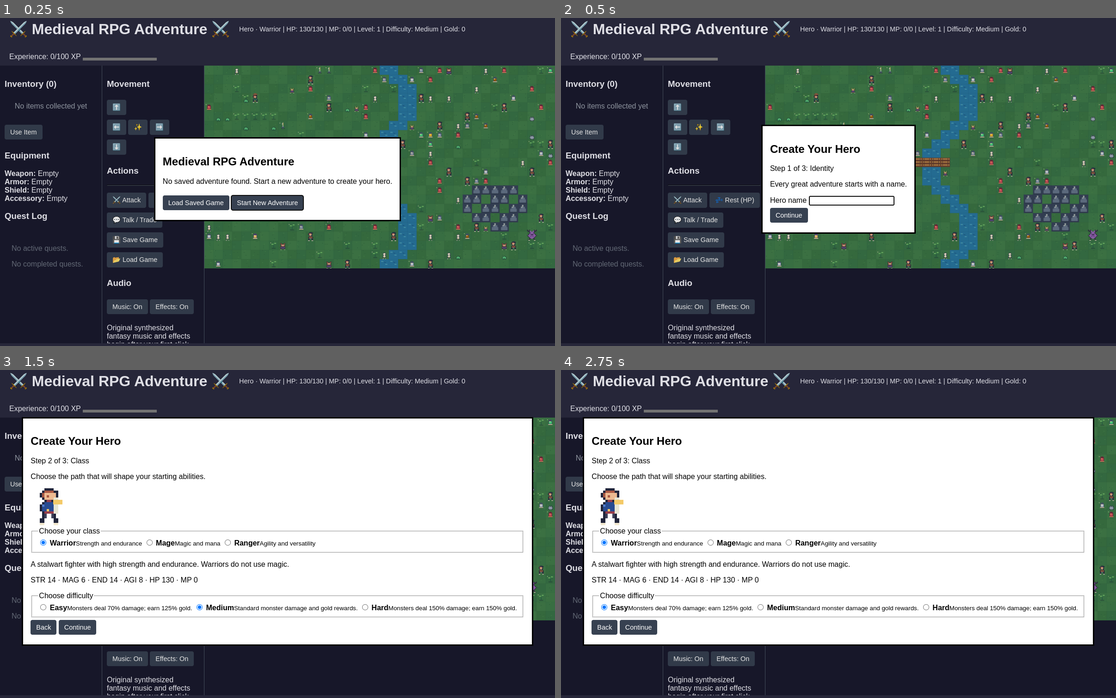
Above: before the commit, frames 1-4 (two rows, left to right).
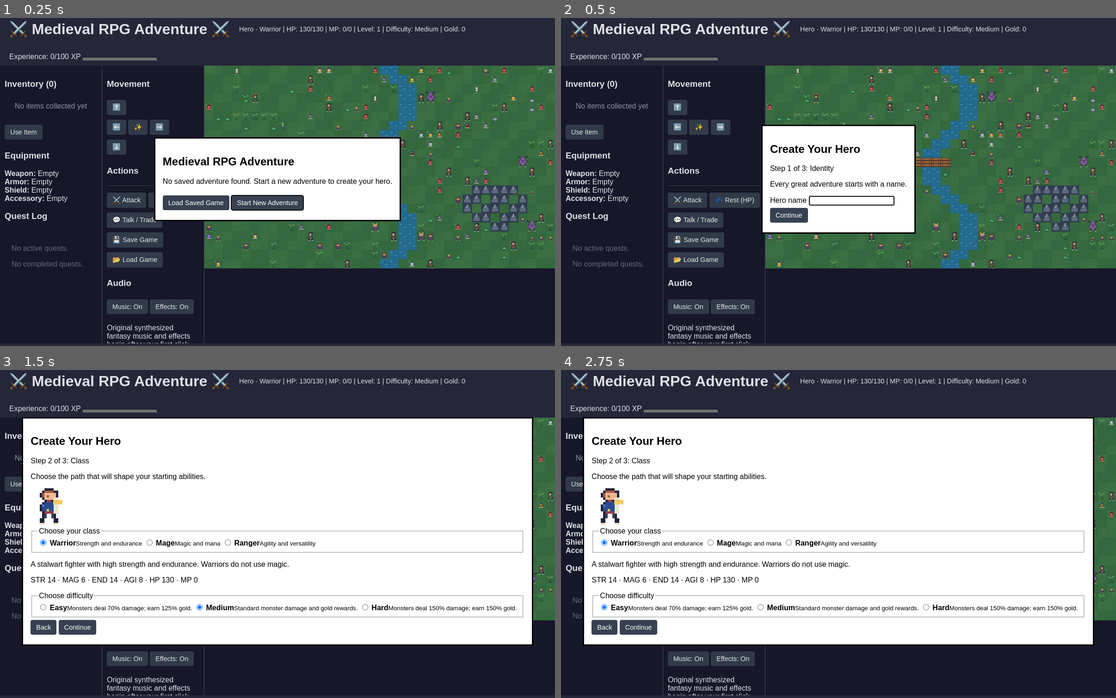
Above: after the commit, the same moments.

Repository: sacredenty/html_rpg_game
Game: browser game, page index.html
Two runs of this game, one before a commit and one after it. Both use one fixed random seed, a clock stepped at 60 frames per second and the inputs below.
Inputs (mouse positions are in pixels of both pictures, inside the frame that each line leads up to):
- Up to frame 1 (0.25 s): no input
- Up to frame 2 (0.5 s): click "Start New Adventure" at 0.27 s
- Up to frame 3 (1.5 s): click (288, 553) at 0.52 s; type "Alex" at 0.52 s; click "Continue" at 0.77 s; hold Right from 1.03 s (still down); tap Space at 1.1 s
- Up to frame 4 (2.75 s): release Right at 1.53 s; hold Down 1.58-1.85 s; tap Space at 1.6, 2.1, 2.6 s; click "easy" at 1.77 s; hold Left 1.9-2.47 s; hold Up from 2.52 s (still down)

The runs differ from the first frame. In frame 1, 0.7% of the frame differs, in the area x 37-100%, y 14-77%; in frame 2, 0.7%; in frame 3, less than 0.1%; in frame 4, less than 0.1%.

Commit message:
more stuff

Diff:
--- a/js/entities/items.js
+++ b/js/entities/items.js
@@ -40,6 +40,15 @@
             symbol: '🗡️',
             color: '#fef08a'
         },
+        darkLordsSword: {
+            name: "Dark Lord's Sword",
+            description: '+12 Strength, legendary weapon of darkness',
+            effect: () => ({ strength: 12 }),
+            equipmentSlot: 'weapon',
+            bonuses: { strength: 12, legendary: true },
+            symbol: '🗡️⚫',
+            color: '#7f1d1d'
+        },
         shield: {
             name: 'Wooden Shield',
             description: '+2 Defense',
@@ -75,6 +84,88 @@
             bonuses: { defense: 4 },
             symbol: '⛓️',
             color: '#94a3b8'
+        },
+
+        // NEW EQUIPMENT CATEGORIES
+
+        helmet: {
+            name: 'Iron Helmet',
+            description: '+3 Defense, protects head',
+            effect: () => ({ defense: 3 }),
+            equipmentSlot: 'helmet',
+            bonuses: { defense: 3 },
+            symbol: '⛑️',
+            color: '#6b7280'
+        },
+
+        steelHelmet: {
+            name: 'Steel Helmet',
+            description: '+5 Defense, reinforced protection',
+            effect: () => ({ defense: 5 }),
+            equipmentSlot: 'helmet',
+            bonuses: { defense: 5 },
+            symbol: '⛑️',
+            color: '#9ca3af'
+        },
+
+        boots: {
+            name: 'Leather Boots',
+            description: '+2 Defense, improves movement speed slightly',
+            effect: () => ({ defense: 2 }),
+            equipmentSlot: 'boots',
+            bonuses: { defense: 2 },
+            symbol: '👢',
+            color: '#d97706'
+        },
+
+        steelBoots: {
+            name: 'Steel Boots',
+            description: '+4 Defense, armored footwear',
+            effect: () => ({ defense: 4 }),
+            equipmentSlot: 'boots',
+            bonuses: { defense: 4 },
+            symbol: '👢',
+            color: '#6b7280'
+        },
+
+        amulet: {
+            name: 'Iron Amulet',
+            description: '+3 Strength or Magic (choose one)',
+            effect: () => ({ strength: 3 }),
+            equipmentSlot: 'amulet',
+            bonuses: { strength: 3, magic: 0 }, // Can be changed to magic
+            symbol: '📿',
+            color: '#fbbf24'
+        },
+
+        rubyAmulet: {
+            name: 'Ruby Amulet',
+            description: '+5 Strength or Magic (choose one)',
+            effect: () => ({ strength: 5 }),
+            equipmentSlot: 'amulet',
+            bonuses: { strength: 5, magic: 0 },
+            symbol: '📿',
+            color: '#ef4444'
+        },
+
+        staff: {
+            name: 'Oak Staff',
+            description: '+3 Magic for spellcasters',
+            effect: () => ({ magic: 3 }),
+            equipmentSlot: 'staff',
+            bonuses: { magic: 3 },
+            symbol: '🪄',
+            color: '#a855f7'
+        },
+
+        crystalStaff: {
+            name: 'Crystal Staff',
+            description: '+6 Magic, crackles with arcane energy',
+            effect: () => ({ magic: 6 }),
+            equipmentSlot: 'staff',
+            bonuses: { magic: 6 },
+            symbol: '🪄✨',
+            color: '#8b5cf6'
         },
         goldRing: {
             name: 'Gold Ring',
--- a/js/entities/monsters.js
+++ b/js/entities/monsters.js
@@ -62,6 +62,77 @@
             size: 0.7
         },
 
+        // NEW ENEMY TYPES - Enhanced variety and challenge
+
+        spider: {
+            name: 'Poison Spider',
+            hp: 35,
+            maxHp: 35,
+            attack: 8,
+            defense: 2,
+            xp: 40,
+            gold: 15,
+            symbol: '🕷️',
+            color: '#a855f7',
+            size: 0.6,
+            special: 'Poison Bite'
+        },
+
+        bat: {
+            name: 'Shadow Bat',
+            hp: 45,
+            maxHp: 45,
+            attack: 9,
+            defense: 3,
+            xp: 45,
+            gold: 18,
+            symbol: '🦇',
+            color: '#6b7280',
+            size: 0.5,
+            special: 'High Evasion'
+        },
+
+        zombie: {
+            name: 'Zombie',
+            hp: 70,
+            maxHp: 70,
+            attack: 11,
+            defense: 4,
+            xp: 65,
+            gold: 22,
+            symbol: '🧟',
+            color: '#374151',
+            size: 0.8,
+            special: 'HP Regeneration'
+        },
+
+        golem: {
+            name: 'Stone Golem',
+            hp: 120,
+            maxHp: 120,
+            attack: 12,
+            defense: 15,
+            xp: 150,
+            gold: 45,
+            symbol: '🗿',
+            color: '#78716c',
+            size: 1.2,
+            special: 'High Defense'
+        },
+
+        wraith: {
+            name: 'Wraith',
+            hp: 55,
+            maxHp: 55,
+            attack: 13,
+            defense: 4,
+            xp: 70,
+            gold: 28,
+            symbol: '👻',
+            color: '#9ca3af',
+            size: 0.7,
+            special: 'Life Drain'
+        },
 
         // ULTIMATE BOSS - Final challenge of the main questline
         darkLord: {
@@ -78,7 +149,8 @@
             special: 'Dark Presence'
         },
 
-        // Elite Boss Monsters
+        // Elite Boss Monsters with Special Abilities
+
         fireDrake: {
             name: 'Fire Drake',
             hp: 450,
@@ -92,6 +164,7 @@
             size: 1.4,
             special: 'Fire Breath'
         },
+
         iceDragon: {
             name: 'Ice Dragon',
             hp: 420,
@@ -105,6 +178,7 @@
             size: 1.4,
             special: 'Ice Nova'
         },
+
         shadowKnight: {
             name: 'Shadow Knight',
             hp: 350,
--- a/js/game.js
+++ b/js/game.js
@@ -26,14 +26,46 @@
         healthPotion: 12,
         healingHerb: 5,
         manaPotion: 10,
+
+        // Weapons
         sword: 80,
+        legendarySword: 400,
+        darkLordsSword: 800,
+
+        // Shields
         shield: 55,
         steelShield: 120,
+
+        // Armor
         leatherArmor: 70,
         chainmail: 160,
+
+        // Helmets (NEW)
+        helmet: 45,
+        steelHelmet: 95,
+
+        // Boots (NEW)
+        boots: 35,
+        steelBoots: 75,
+
+        // Amulets (NEW)
+        amulet: 60,
+        rubyAmulet: 120,
+
+        // Staffs (NEW - Mage only)
+        staff: 85,
+        crystalStaff: 180,
+
+        // Accessories
         goldRing: 100,
         silverRing: 180,
-        luckyCharm: 130
+        luckyCharm: 130,
+
+        // Boss Drops
+        fireCrystal: 250,
+        iceShard: 250,
+        shadowShard: 220,
+        darkLordsHeart: 1000
     },
 
     // Current biome
@@ -101,20 +133,31 @@
     // Weighted random monster selection (common: small chance, rare bosses have low chance)
     const roll = Math.random() * 100;
 
-    if (roll < 1) return 'darkLord';     // 1% - ultra rare boss drop
-    if (roll < 2) return 'shadowKnight'; // 1% - very rare elite
-    if (roll < 3) return 'iceDragon';    // 1% - very rare elite
-    if (roll < 4) return 'fireDrake';    // 1% - very rare elite
-    if (roll < 5) return 'dragon';       // 5% - uncommon boss
-    if (roll < 70) return 'skeleton';     // 20% - uncommon enemy
-    if (roll < 80) return 'orc';          // 10% - common enemy
-    if (roll < 90) return 'goblin';       // 10% - common enemy
-    return 'slime';                       // 10% - very common
+    if (roll < 1.5) return 'darkLord';     // 1.5% - ultra rare boss drop
+    if (roll < 3) return 'shadowKnight';   // 1.5% - very rare elite
+    if (roll < 4.5) return 'iceDragon';    // 1.5% - very rare elite
+    if (roll < 6) return 'fireDrake';      // 1.5% - very rare elite
+    if (roll < 8) return 'dragon';         // 2% - uncommon boss
+    if (roll < 13) return 'golem';         // 5% - new tanky enemy
+    if (roll < 18) return 'wraith';        // 5% - new dangerous enemy
+    if (roll < 23) return 'zombie';        // 5% - new regenerating enemy
+    if (roll < 28) return 'bat';           // 5% - new fast enemy
+    if (roll < 33) return 'spider';        // 5% - new poison enemy
+    if (roll < 48) return 'skeleton';      // 15% - uncommon enemy
+    if (roll < 60) return 'orc';           // 12% - common enemy
+    if (roll < 73) return 'goblin';        // 13% - common enemy
+    return 'slime';                        // 27% - very common
 }
 
 function getRandomEquipmentType() {
     const types = [
-        'sword', 'shield', 'steelShield', 'leatherArmor', 'chainmail',
+        'sword', 'legendarySword', 'darkLordsSword',
+        'shield', 'steelShield',
+        'leatherArmor', 'chainmail',
+        'helmet', 'steelHelmet',  // NEW
+        'boots', 'steelBoots',     // NEW
+        'amulet', 'rubyAmulet',    // NEW
+        'staff', 'crystalStaff',   // NEW - Mage only
         'goldRing', 'silverRing', 'luckyCharm'
     ];
     return types[Utils.random(0, types.length - 1)];
--- a/js/game/inventory.js
+++ b/js/game/inventory.js
@@ -72,9 +72,18 @@
 
         // Check if this is a weapon and player has no spell access (warrior restriction)
         if (slot === 'weapon' && item.type === 'sword') {
-            const canUseSword = this.player.className !== 'Warrior';
+            const canUseSword = this.player.className === 'Warrior';  // Warriors CAN use swords, others cannot
             if (!canUseSword) {
-                Utils.showMessage('Warriors cannot equip swords. Choose a different weapon.', 'warning');
+                Utils.showMessage('Only Warriors can equip swords. Choose a different weapon.', 'warning');
+                return;
+            }
+        }
+
+        // Check if this is a staff and player is not a mage (mage restriction)
+        if (slot === 'staff' && item.type !== 'darkLordsSword') {
+            const canUseStaff = this.player.className === 'Mage';  // Only Mages can use staves
+            if (!canUseStaff) {
+                Utils.showMessage('Only Mages can equip magic staffes. Choose a different weapon.', 'warning');
                 return;
             }
         }
--- a/js/game/world.js
+++ b/js/game/world.js
@@ -42,6 +42,42 @@
             const x = Utils.random(16, 30);
             const y = Utils.random(2, 9);
             this.spawnMonster('goblin', x, y);
+        }
+
+        // Add new mid-tier monsters in different regions
+        // Poison Spiders - forest edge area
+        for (let i = 0; i < 4; i++) {
+            const x = Utils.random(25, 38);
+            const y = Utils.random(10, 18);
+            this.spawnMonster('spider', x, y);
+        }
+
+        // Shadow Bats - cave entrance area
+        for (let i = 0; i < 4; i++) {
+            const x = Utils.random(35, 42);
+            const y = Utils.random(12, 20);
+            this.spawnMonster('bat', x, y);
+        }
+
+        // Zombies - swamp region
+        for (let i = 0; i < 3; i++) {
+            const x = Utils.random(5, 18);
+            const y = Utils.random(20, 26);
+            this.spawnMonster('zombie', x, y);
+        }
+
+        // Stone Golems - rocky mountain area (higher level)
+        for (let i = 0; i < 3; i++) {
+            const x = Utils.random(15, 28);
+            const y = Utils.random(15, 24);
+            this.spawnMonster('golem', x, y);
+        }
+
+        // Wraiths - haunted forest clearing
+        for (let i = 0; i < 3; i++) {
+            const x = Utils.random(8, 22);
+            const y = Utils.random(5, 14);
+            this.spawnMonster('wraith', x, y);
         }
 
 
Not shown, changed: ENHANCEMENTS.md
